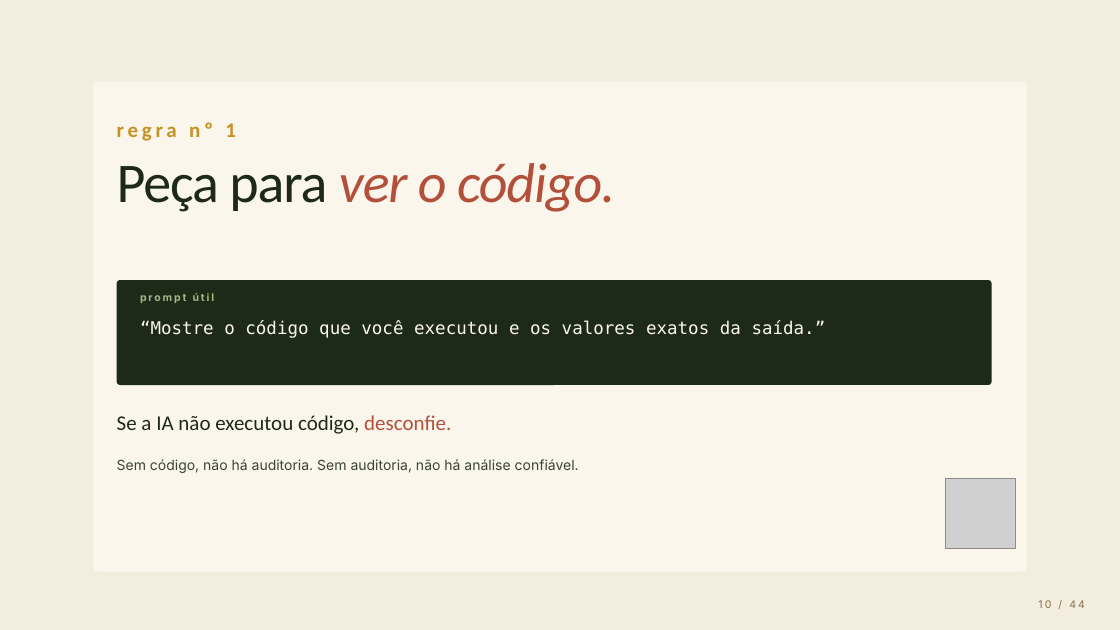
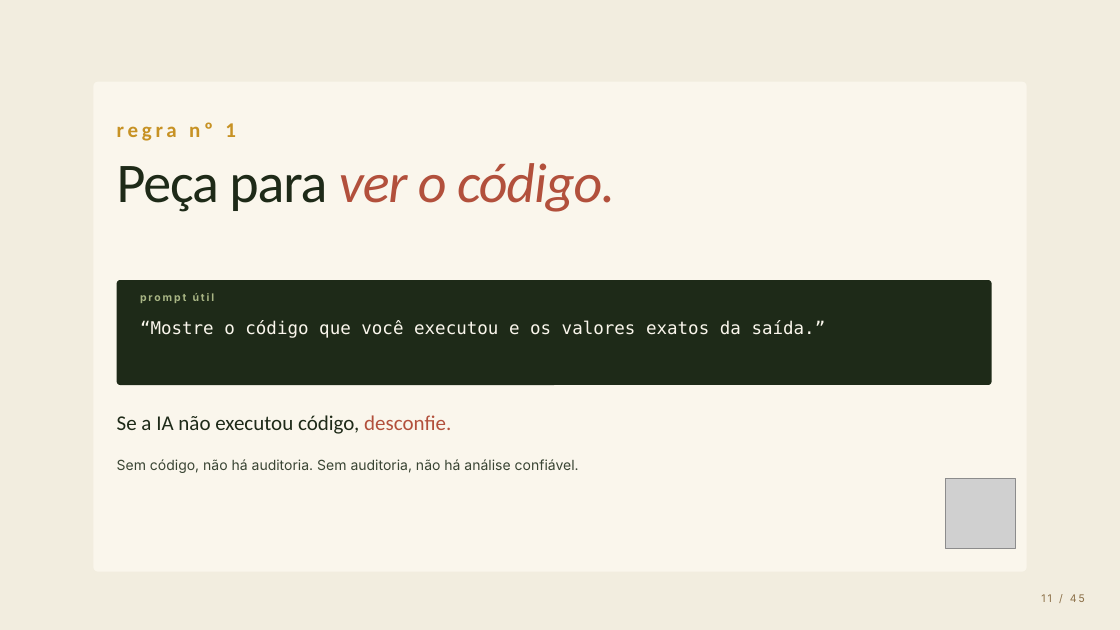
Before and after one commit to guihenrique13/curso-ia-estatistica-inova-agroflorestal, a slide deck: slide 11 of slides/curso-ia-estatistica.pptx (slide 10 before the commit). Drawn at 1120x630 pixels with LibreOffice and Linux fonts; fonts in the diff are those of the drawing; grey boxes stand for pictures; background and template pictures are left out. Boxes give left, top, right and bottom in pixels: in the first picture for what was removed or moved away, otherwise in the second. Text is boxed around its words. In the diff, an @@ line names an element or a change of style, - is before the commit and + after.

```diff
--- a/slides/curso-ia-estatistica.pptx
+++ b/slides/curso-ia-estatistica.pptx
@@ text at (1041,594,1085,602): text changed @@
-10 / 44
+11 / 45
```
Also in this commit, not shown: 43 other slides changed, 1 slide added, 8 other files.
